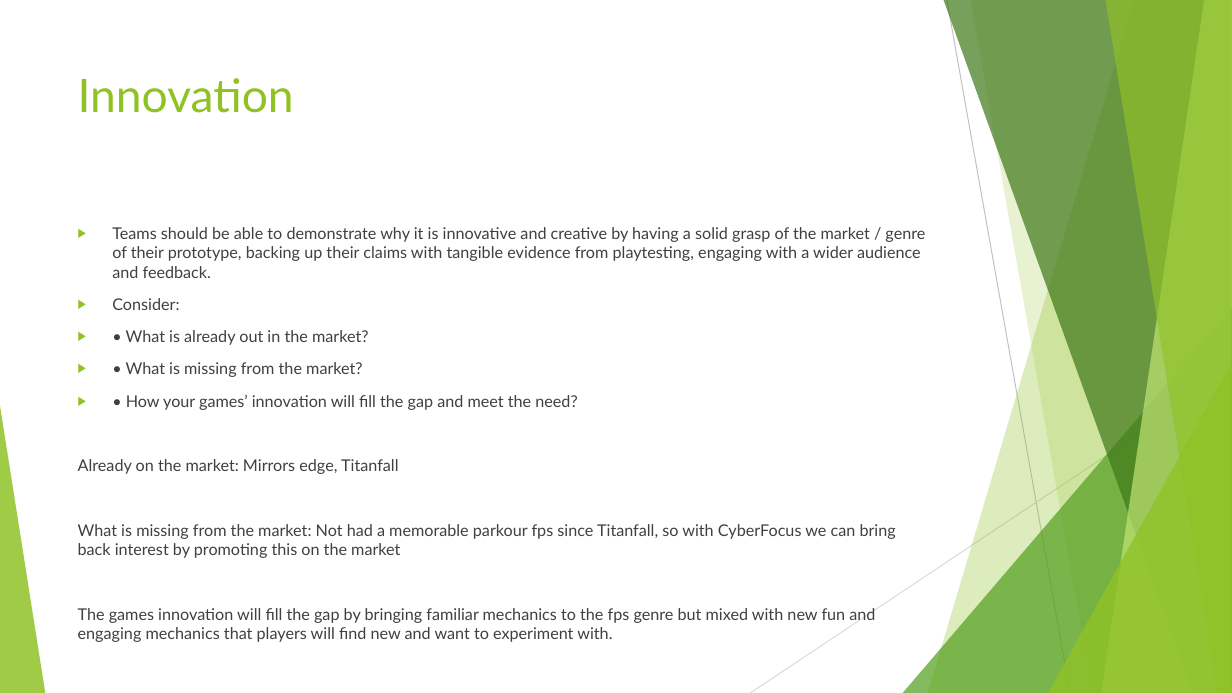
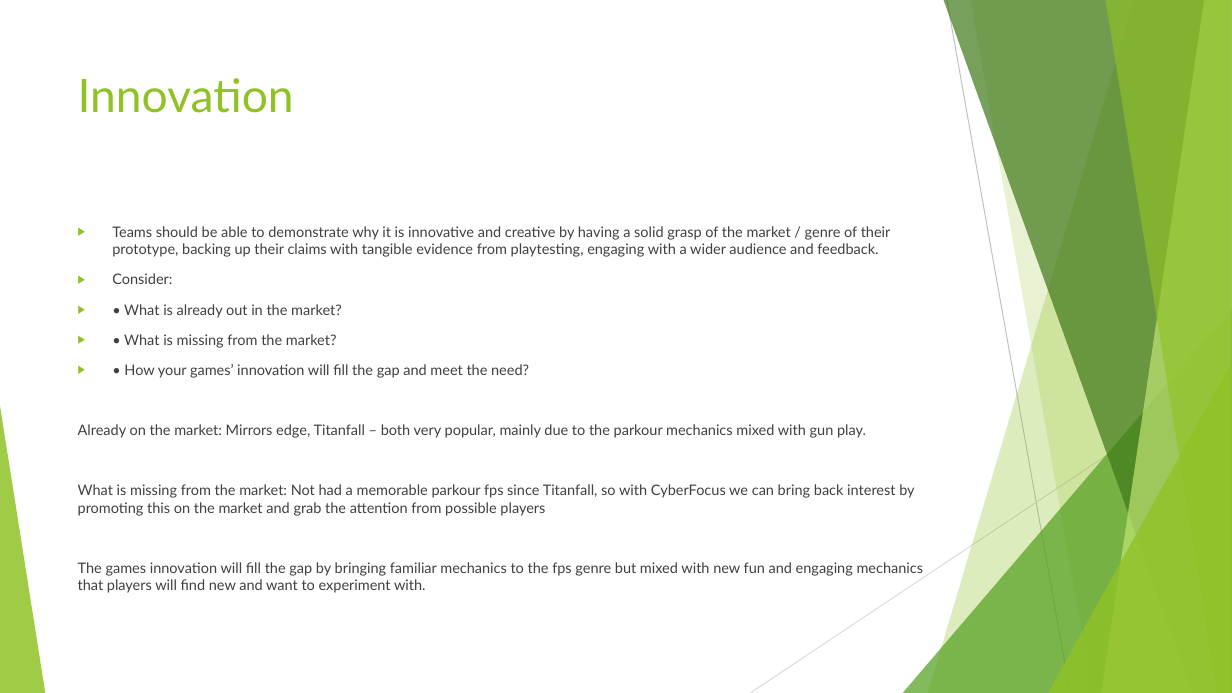
Before and after one commit to Pilokio/Tranzfuser, a slide deck: slide 7 of Virtual Pitch Presentation/Pitch.pptx. Drawn at 1232x693 pixels with LibreOffice and Linux fonts; fonts in the diff are those of the drawing. Boxes give left, top, right and bottom in pixels: in the first picture for what was removed or moved away, otherwise in the second. Text is boxed around its words. In the diff, an @@ line names an element or a change of style, - is before the commit and + after.

Commit message:
Update pitch

```diff
--- a/Virtual Pitch Presentation/Pitch.pptx
+++ b/Virtual Pitch Presentation/Pitch.pptx
@@ text at (78,226,924,593): size 12.6 to 11.2 pt in "Teams should be able to demonstrate why ...", "Consider:", "• What is already out in the ...", "• What is missing from the market?" and 2 more places @@
@@ text at (78,424,914,516): text changed; size 12.6 to 11.2 pt @@
-Already on the market: Mirrors edge, Titanfall
-What is missing from the market: Not had a memorable parkour fps since Titanfall, so with CyberFocus we can bring back interest by promoting this on the market
+Already on the market: Mirrors edge, Titanfall – both very popular, mainly due to the parkour mechanics mixed with gun play.
+What is missing from the market: Not had a memorable parkour fps since Titanfall, so with CyberFocus we can bring back interest by promoting this on the market and grab the attention from possible players
```
Also in this commit, not shown: 2 other slides changed.
